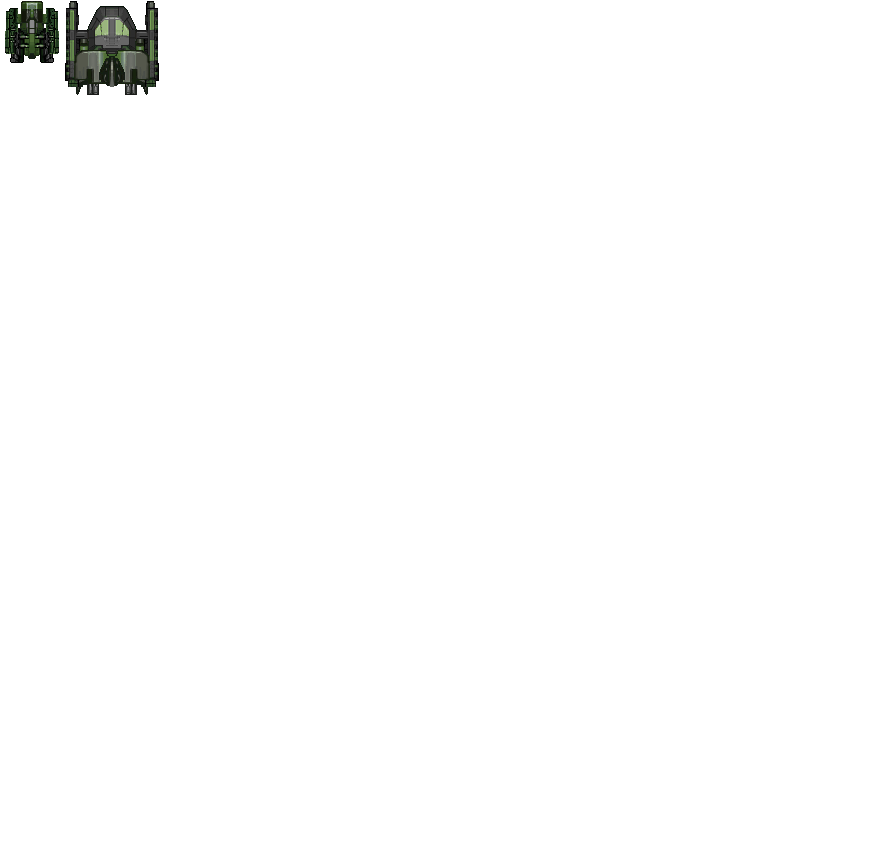
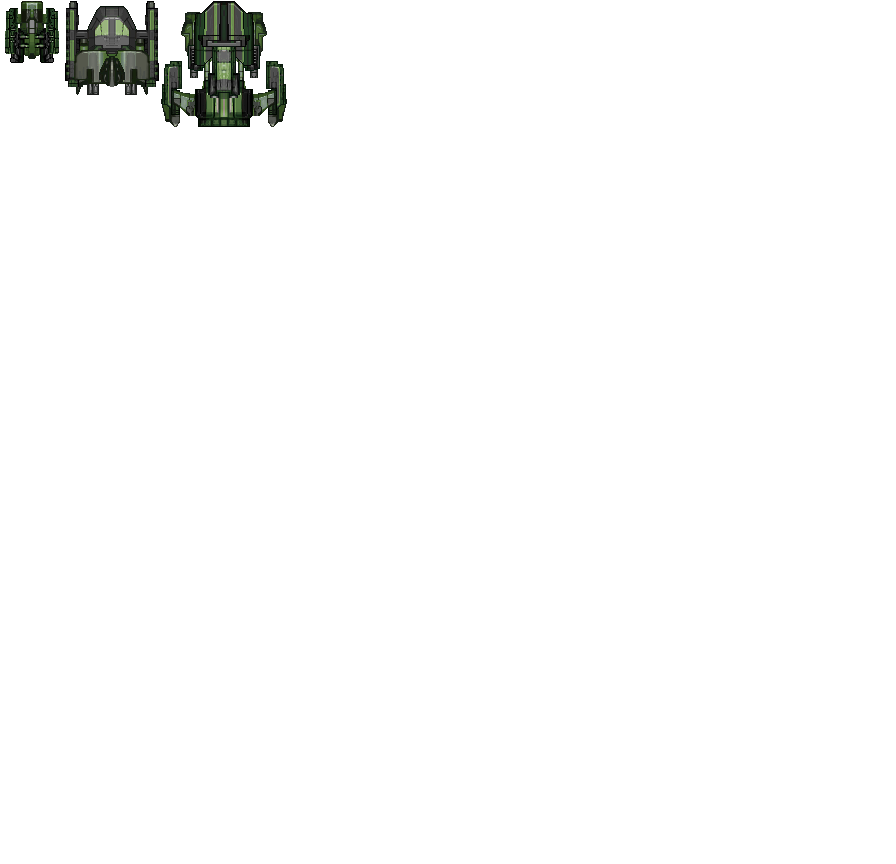
Layers edited between the first and the second w=896, h=864 image:
added layer "128ship-final" in group "FINAL" over [161, 1, 287, 127]
